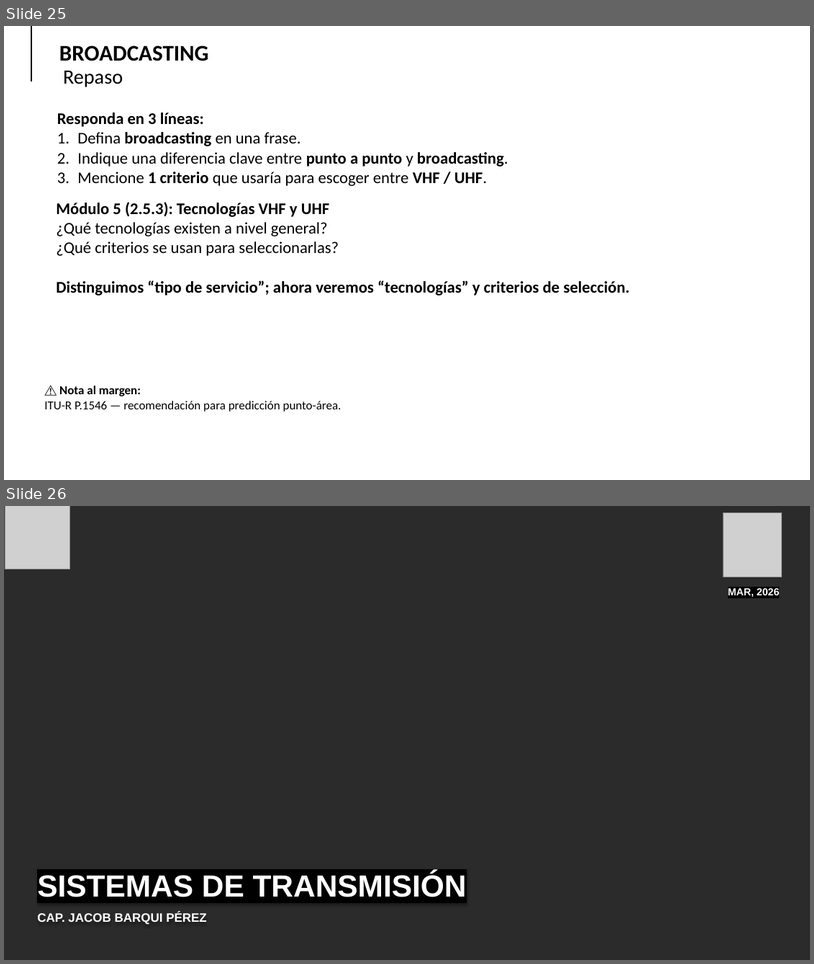
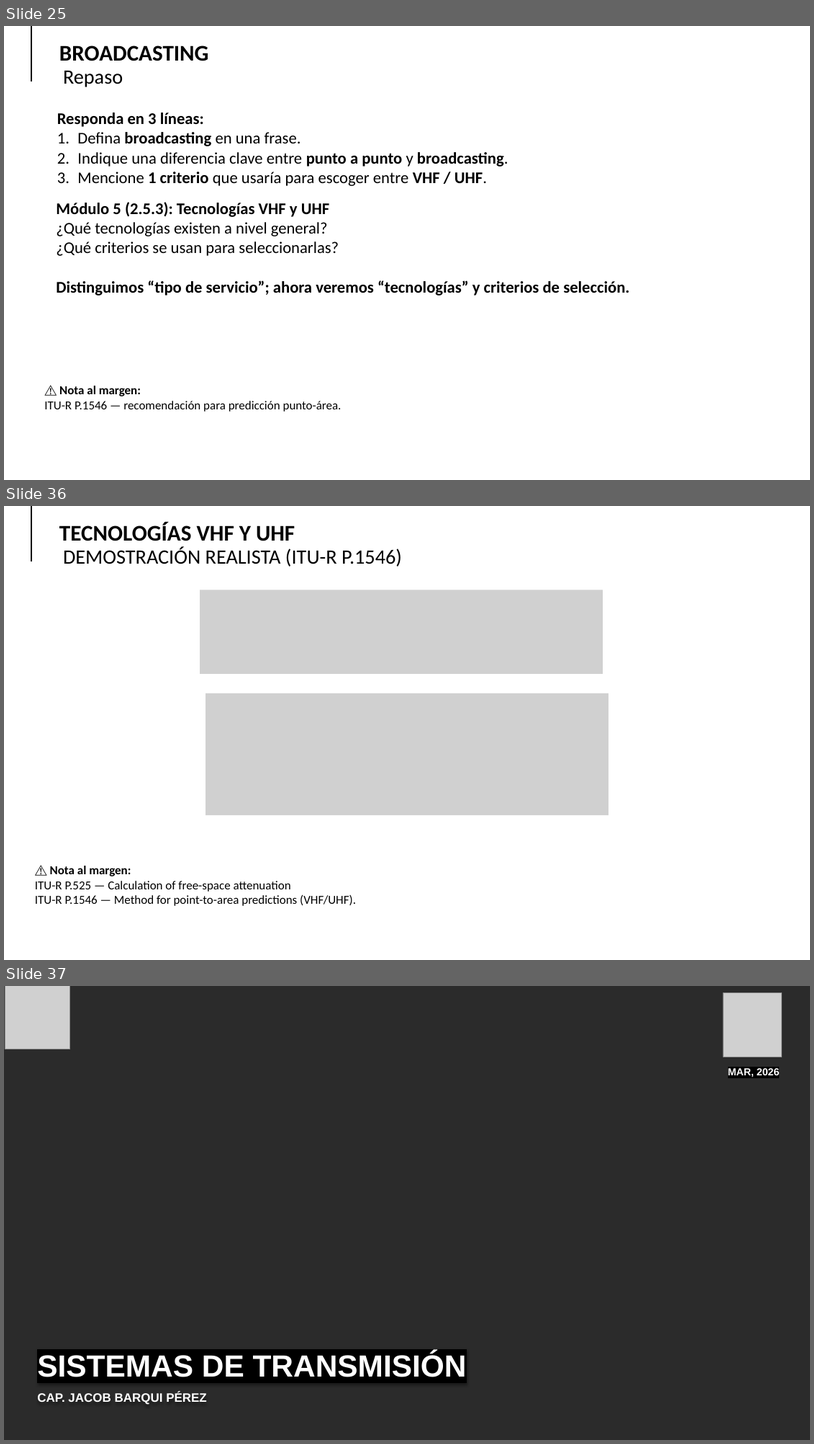
Before and after one commit to Milesfox04/Sistemas-de-transmision, a slide deck: clases/24-03-26/sesion 15-16-17-18-19-20 2026.pptx. Shown one above the other, each under a label of ours: slides 25 and 26 before the commit, slides 25, 36 and 37 after it; the slides between them are not shown. The pictures are 814x964 and 814x1444 pixels, drawn with LibreOffice and Linux fonts; fonts in the diff are those of the drawing; grey boxes stand for pictures; background and template pictures are left out; a plain dark background stands for a picture behind light text. Boxes give left, top, right and bottom in pixels: in the first picture for what was removed or moved away, otherwise in the second. Text is boxed around its words. In the diff, an @@ line names an element or a change of style, - is before the commit and + after.

```diff
--- a/clases/24-03-26/sesion 15-16-17-18-19-20 2026.pptx
+++ b/clases/24-03-26/sesion 15-16-17-18-19-20 2026.pptx
@@ slide 36 added at [4, 506, 810, 960], background picture (left out) @@
@@ line added from (31, 506) to (31, 561), #000000 2.5 pt @@
@@ text added at [59, 522, 295, 541], 44 pt, text #000000, bold @@
+TECNOLOGÍAS VHF Y UHF
@@ text added at [63, 547, 402, 566], 40 pt, text #000000 @@
+DEMOSTRACIÓN REALISTA (ITU-R P.1546)
@@ picture added at [200, 590, 603, 674] @@
@@ picture added at [206, 693, 609, 815] @@
@@ text added at [35, 865, 356, 906], 24 pt, text #000000 @@
+⚠️ Nota al margen:
+ITU-R P.525 — Calculation of free-space attenuation
+ITU-R P.1546 — Method for point-to-area predictions (VHF/UHF).
@@ what was slide 26 is now slide 37 @@
```
Also in this commit, not shown: 10 other slides added, 3 other files.
